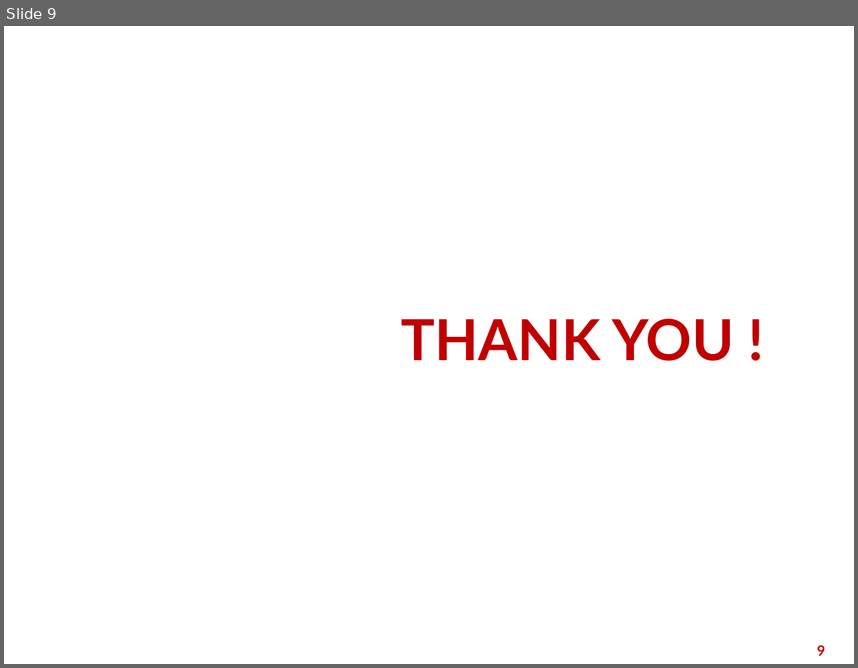
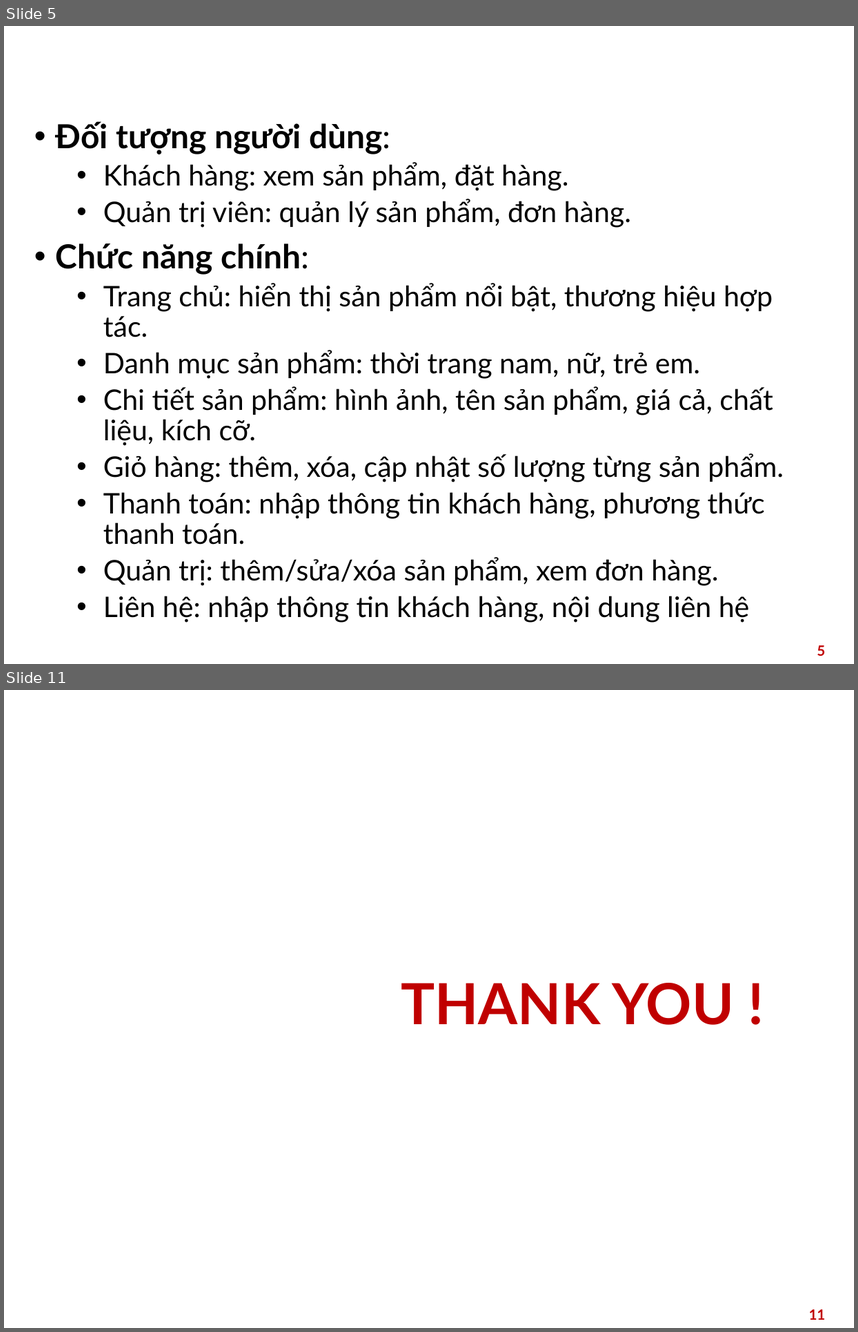
Before and after one commit to ng-ha/shop-quan-ao, a slide deck: slide-nhom-1-project-1-shop-quan-ao.pptx. Shown one above the other, each under a label of ours: slide 9 before the commit, slides 5 and 11 after it; the slides between them are not shown. The pictures are 858x668 and 858x1332 pixels, drawn with LibreOffice and Linux fonts; fonts in the diff are those of the drawing; background and template pictures are left out. Boxes give left, top, right and bottom in pixels: in the first picture for what was removed or moved away, otherwise in the second. Text is boxed around its words. In the diff, an @@ line names an element or a change of style, - is before the commit and + after.

```diff
--- a/slide-nhom-1-project-1-shop-quan-ao.pptx
+++ b/slide-nhom-1-project-1-shop-quan-ao.pptx
@@ slide 5 added at box(4, 26, 854, 664), background picture (left out) @@
@@ text added at box(56, 121, 784, 622), 24 pt, text #000000 @@
+• Đối tượng người dùng:
+  • Khách hàng: xem sản phẩm, đặt hàng.
+  • Quản trị viên: quản lý sản phẩm, đơn hàng.
+• Chức năng chính:
+  • Trang chủ: hiển thị sản phẩm nổi bật, thương hiệu hợp tác.
+  • Danh mục sản phẩm: thời trang nam, nữ, trẻ em.
+  • Chi tiết sản phẩm: hình ảnh, tên sản phẩm, giá cả, chất liệu, kích cỡ.
+  • Giỏ hàng: thêm, xóa, cập nhật số lượng từng sản phẩm.
+  • Thanh toán: nhập thông tin khách hàng, phương thức thanh toán.
+  • Quản trị: thêm/sửa/xóa sản phẩm, xem đơn hàng.
+  • Liên hệ: nhập thông tin khách hàng, nội dung liên hệ
@@ title added at box(163, 595, 201, 622), 28 pt, text #FFFFFF, bold @@
+Phân tích & Thiết kế hệ thống
@@ page number added at box(817, 645, 825, 655), 12 pt, text #C00000, bold @@
+5
@@ what was slide 9 is now slide 11 @@
@@ page number at box(809, 1309, 826, 1319): text changed @@
-9
+11
```
Also in this commit, not shown: 8 other slides added, 7 slides removed.
